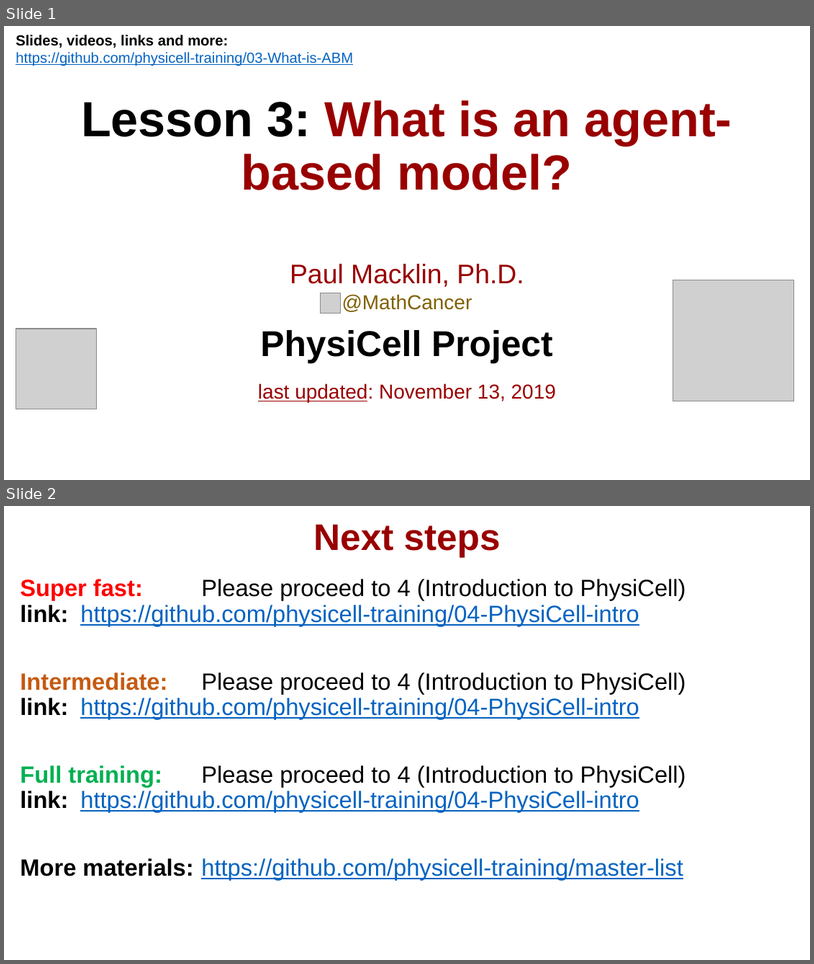
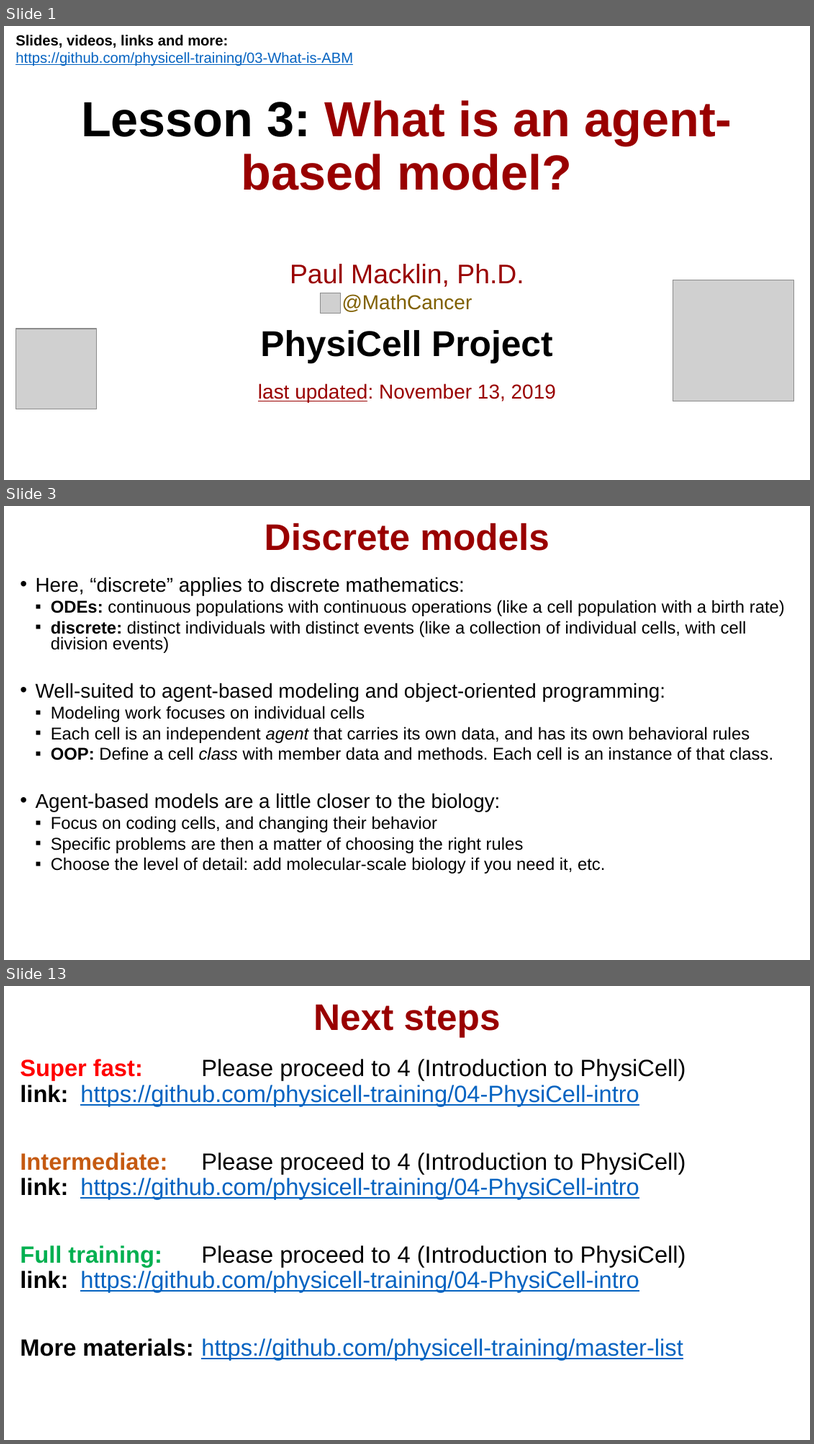
Before and after one commit to physicell-training/03-What-is-ABM, a slide deck: pptx_source/03-What-is-ABM.pptx. Shown one above the other, each under a label of ours: slides 1 and 2 before the commit, slides 1, 3 and 13 after it; the slides between them are not shown. The pictures are 814x964 and 814x1444 pixels, drawn with LibreOffice and Linux fonts; fonts in the diff are those of the drawing; grey boxes stand for pictures; background and template pictures are left out. Boxes give left, top, right and bottom in pixels: in the first picture for what was removed or moved away, otherwise in the second. Text is boxed around its words. In the diff, an @@ line names an element or a change of style, - is before the commit and + after.

```diff
--- a/pptx_source/03-What-is-ABM.pptx
+++ b/pptx_source/03-What-is-ABM.pptx
@@ slide 3 added at <box>4,506,810,960</box>, background #FFFFFF @@
@@ title added at <box>265,523,550,551</box>, 33 pt, text #990000, bold @@
+Discrete models
@@ text added at <box>36,577,785,873</box>, 15.3 pt, text #000000 @@
+• Here, “discrete” applies to discrete mathematics:
+  ▪ ODEs: continuous populations with continuous operations (like a cell population with a birth rate)
+  ▪ discrete: distinct individuals with distinct events (like a collection of individual cells, with cell division events)
+• Well-suited to agent-based modeling and object-oriented programming:
+  ▪ Modeling work focuses on individual cells
+  ▪ Each cell is an independent agent that carries its own data, and has its own behavioral rules
+  ▪ OOP: Define a cell class with member data and methods. Each cell is an instance of that class.
+• Agent-based models are a little closer to the biology:
+  ▪ Focus on coding cells, and changing their behavior
+  ▪ Specific problems are then a matter of choosing the right rules
+  ▪ Choose the level of detail: add molecular-scale biology if you need it, etc.
@@ what was slide 2 is now slide 13 @@
```
Also in this commit, not shown: 10 other slides added.
